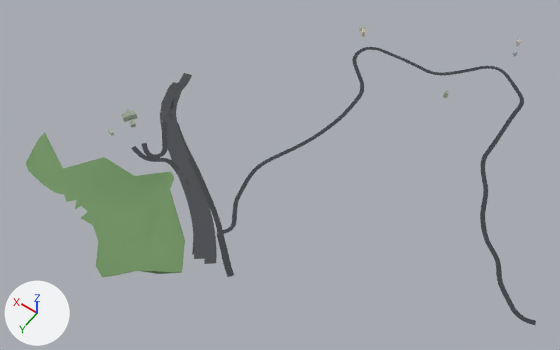
Renders of the glTF model public/tiles/tile_4_5.glb from each side of a commit.
The view is the same before and after, from a 50 mm camera at (-3973.0, 5355.0, 1131.0) aimed at (-3485.0, 4672.0, 58.0). The axes (+X, +Y, +Z) are drawn at lower left. The lights are the same throughout. The picture after the commit comes second. Where no turn or scale is listed for an object, it has been applied to the vertices.

Names of what the first picture shows: 'grn_4_5', 'road_4_5' and 1 more.
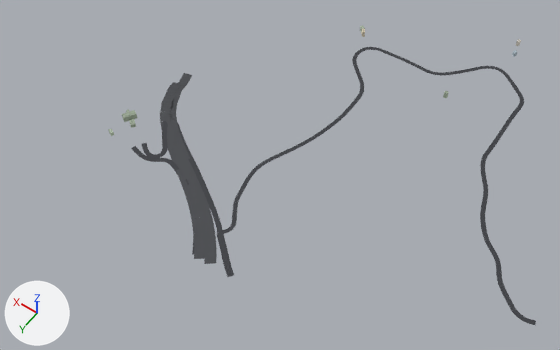
Location of each change, [x1, y1, x2, y2] in pixels of the pictures (560 x 350 px):
'grn_4_5', deleted (green): before [26, 132, 185, 277]

The change, as a diff of the scene's bpy script:
```diff
--- a/public/tiles/tile_4_5.glb.py
+++ b/public/tiles/tile_4_5.glb.py
@@ ob_grn_4_5 @@
-ob_grn_4_5 = bpy.data.objects.new('grn_4_5', me_grn_4_5)
-ob_grn_4_5.location = (-3260.0, 4892.0, 42.0)
```
